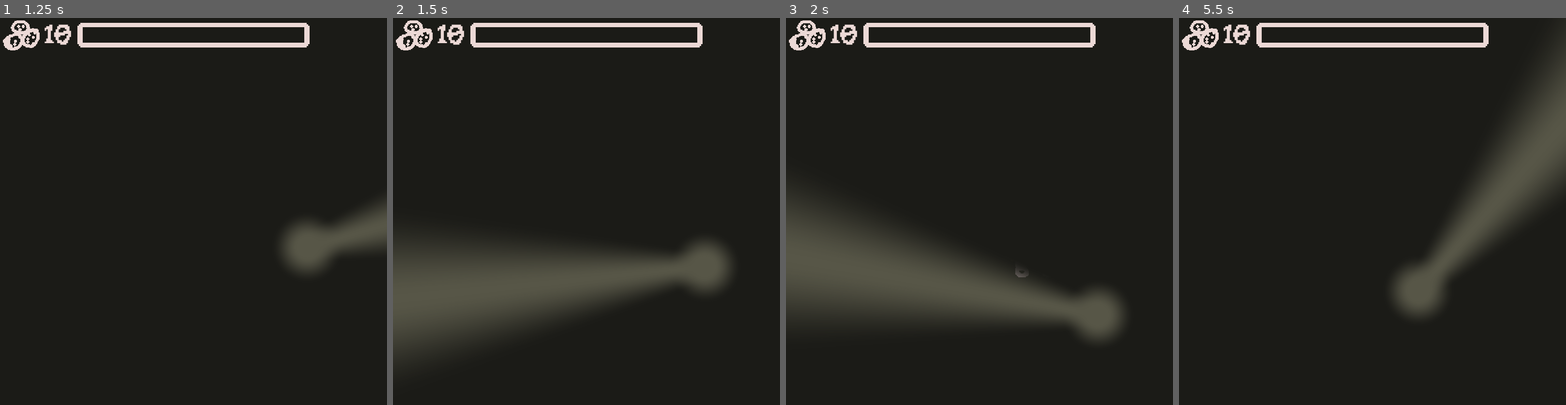
Above: before the commit, frames 1-4 (left to right).
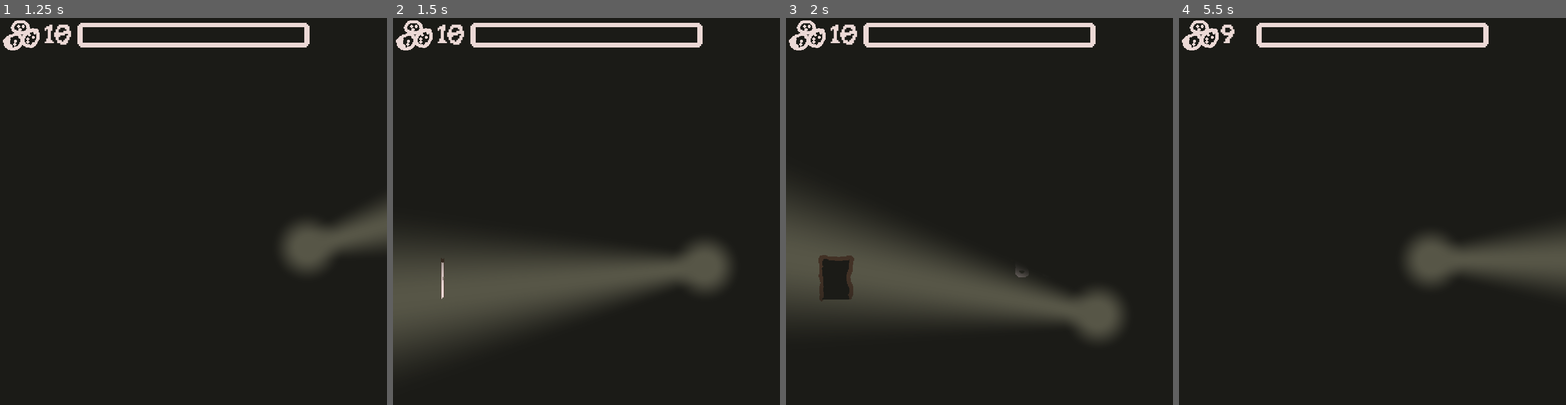
Above: after the commit, the same moments.

Repository: nolenroyalty/flashlight-survivors
Game: Godot game, scene res://Main.tscn
Two runs of this game, one before a commit and one after it. Both use one fixed random seed, a clock stepped at 60 frames per second and the inputs below.
Inputs (mouse positions are in pixels of both pictures, inside the frame that each line leads up to):
- Up to frame 1 (1.25 s): tap Enter at 0.5 s; move the mouse to (278, 192) at 0.52 s; hold D (player_right) from 0.53 s (still down)
- Up to frame 2 (1.5 s): move the mouse to (509, 230) at 1.27 s; release D (player_right) at 1.28 s; hold S (player_down) from 1.28 s (still down)
- Up to frame 3 (2 s): keep holding S (player_down)
- Up to frame 4 (5.5 s): move the mouse to (1411, 126) at 2.02 s; release S (player_down) at 2.03 s; hold D (player_right) 2.03-2.78 s; move the mouse to (1353, 288) at 2.77 s; hold W (player_up) 2.78-3.53 s; move the mouse to (1488, 269) at 3.52 s; hold A (player_left) 3.53-5.03 s; tap Z (debug_spawn_door) at 4.15 s; move the mouse to (1256, 153) at 4.27 s; move the mouse to (1391, 211) at 5.02 s; hold S (player_down) from 5.03 s (still down)

Frame 1 is identical in both runs. In frame 2, less than 0.1% of the frame differs, in the area x 12-14%, y 63-73%; in frame 3, 1.0%; in frame 4, 11%, in the area x 10-100%, y 1-77%.

Commit message:
start with auto-spawn mechanics

Diff:
--- a/enemies/SpawnManager.gd
+++ b/enemies/SpawnManager.gd
@@ -4,6 +4,7 @@
 
 var can_spawn_a_door_here = {}
 var rng : RandomNumberGenerator
+onready var timer = $Timer
 
 func door_despawned(point):
 	can_spawn_a_door_here[point] = true
@@ -25,9 +26,24 @@
 	add_child(door)
 	return true
 
+func door_spawn_chance_increment():
+	if State.player_level < 5: return 0.05
+	elif State.player_level < 15: return 0.1
+	else: return 0.15
+
+var current_door_spawn_chance = .8
+func maybe_spawn():
+	current_door_spawn_chance += door_spawn_chance_increment()
+	print(current_door_spawn_chance)
+	if rng.randf() < current_door_spawn_chance:
+		if spawn_door():
+			current_door_spawn_chance = 0.1
+		else:
+			current_door_spawn_chance = 0.5
+
+
 func _process(_delta):
 	if Input.is_action_just_pressed("debug_spawn_door"):
-		# We should avoid overlapping doors
 		if spawn_door():
 			print("door spawned")
 		else:
@@ -39,3 +55,5 @@
 
 	for child in $DoorPoints.get_children():
 		can_spawn_a_door_here[child.position] = true
+
+	timer.connect("timeout", self, "maybe_spawn")
--- a/enemies/SpawnManager.tscn
+++ b/enemies/SpawnManager.tscn
@@ -45,3 +45,7 @@
 
 [node name="Point13" type="Node2D" parent="DoorPoints"]
 position = Vector2( 74, 453 )
+
+[node name="Timer" type="Timer" parent="."]
+wait_time = 1.5
+autostart = true
